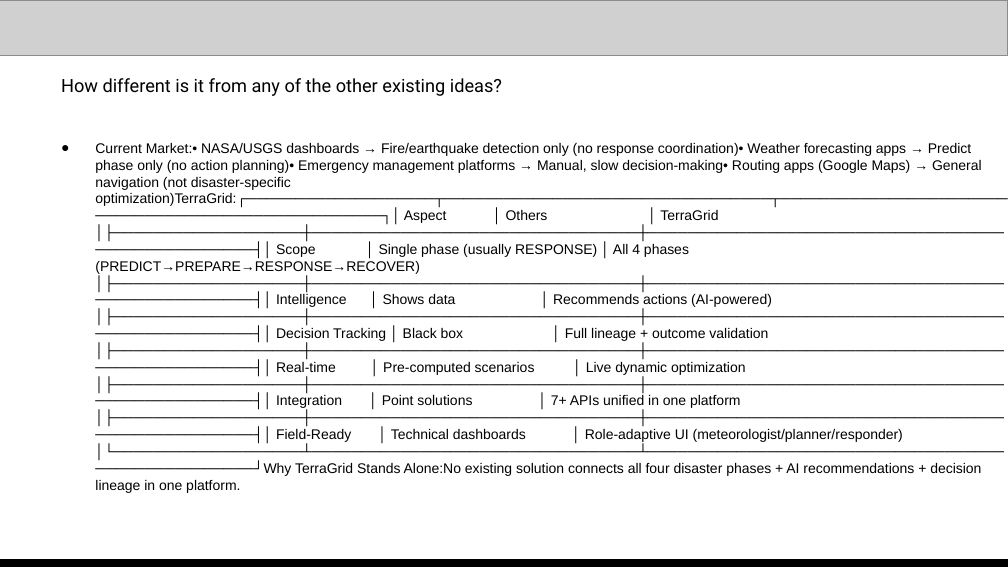
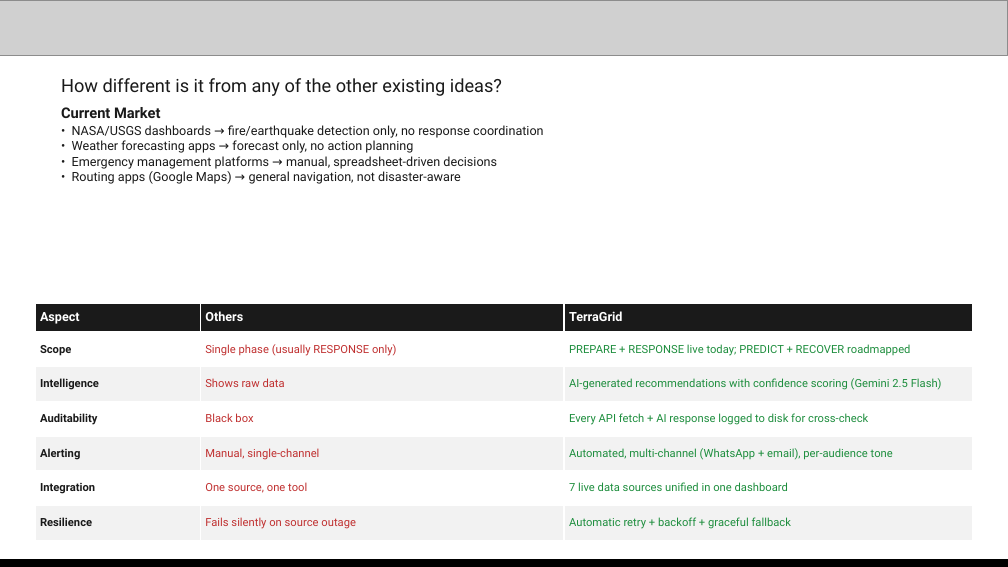
Before and after one commit to sandeshshinde284-bit/terragrid-platform, a slide deck: slide 3 of docs/PPT/TERRAGRID _ AI Builder Cup.pptx. Drawn at 1008x567 pixels with LibreOffice and Linux fonts; fonts in the diff are those of the drawing; grey boxes stand for pictures. Boxes give left, top, right and bottom in pixels: in the first picture for what was removed or moved away, otherwise in the second. Text is boxed around its words. In the diff, an @@ line names an element or a change of style, - is before the commit and + after.

```diff
--- a/docs/PPT/TERRAGRID _ AI Builder Cup.pptx
+++ b/docs/PPT/TERRAGRID _ AI Builder Cup.pptx
@@ text at <box>61,78,502,96</box>: text colour #000000 to #1A1A1A in "How different is it from any of ..."; more space between paragraphs @@
@@ text at <box>61,107,544,184</box>: text changed; size 10 to 9 pt; font Arial to Roboto; text colour #000000 to #1A1A1A @@
-● Current Market:• NASA/USGS dashboards → Fire/earthquake detection only (no response coordination)• Weather forecasting apps → Predict phase only (no action planning)• Emergency management platforms → Manual, slow decision-making• Routing apps (Google Maps) → General navigation (not disaster-specific optimization)TerraGrid:┌───────────────────┬─────────────────────────────────┬────────────────────────────────────────────────────┐│ Aspect │ Others │ TerraGrid │├───────────────────┼─────────────────────────────────┼────────────────────────────────────────────────────┤│ Scope │ Single phase (usually RESPONSE) │ All 4 phases (PREDICT→PREPARE→RESPONSE→RECOVER) │├───────────────────┼─────────────────────────────────┼────────────────────────────────────────────────────┤│ Intelligence │ Shows data │ Recommends actions (AI-powered) │├───────────────────┼─────────────────────────────────┼────────────────────────────────────────────────────┤│ Decision Tracking │ Black box │ Full lineage + outcome validation │├───────────────────┼─────────────────────────────────┼────────────────────────────────────────────────────┤│ Real-time │ Pre-computed scenarios │ Live dynamic optimization │├───────────────────┼─────────────────────────────────┼────────────────────────────────────────────────────┤│ Integration │ Point solutions │ 7+ APIs unified in one platform │├───────────────────┼─────────────────────────────────┼────────────────────────────────────────────────────┤│ Field-Ready │ Technical dashboards │ Role-adaptive UI (meteorologist/planner/responder) │└───────────────────┴─────────────────────────────────┴────────────────────────────────────────────────────┘Why TerraGrid Stands Alone:No existing solution connects all four disaster phases + AI recommendations + decision lineage in one platform.
+Current Market
+• NASA/USGS dashboards → fire/earthquake detection only, no response coordination
+• Weather forecasting apps → forecast only, no action planning
+• Emergency management platforms → manual, spreadsheet-driven decisions
+• Routing apps (Google Maps) → general navigation, not disaster-aware
@@ table added at <box>35,303,974,540</box>, 7 rows, 3 columns @@
+Aspect | Others | TerraGrid
+Scope | Single phase (usually RESPONSE only) | PREPARE + RESPONSE live today; PREDICT + RECOVER roadmapped
+Intelligence | Shows raw data | AI-generated recommendations with confidence scoring (Gemini 2.5 Flash)
+Auditability | Black box | Every API fetch + AI response logged to disk for cross-check
+Alerting | Manual, single-channel | Automated, multi-channel (WhatsApp + email), per-audience tone
+Integration | One source, one tool | 7 live data sources unified in one dashboard
+Resilience | Fails silently on source outage | Automatic retry + backoff + graceful fallback
```
Also in this commit, not shown: 3 other slides changed.
